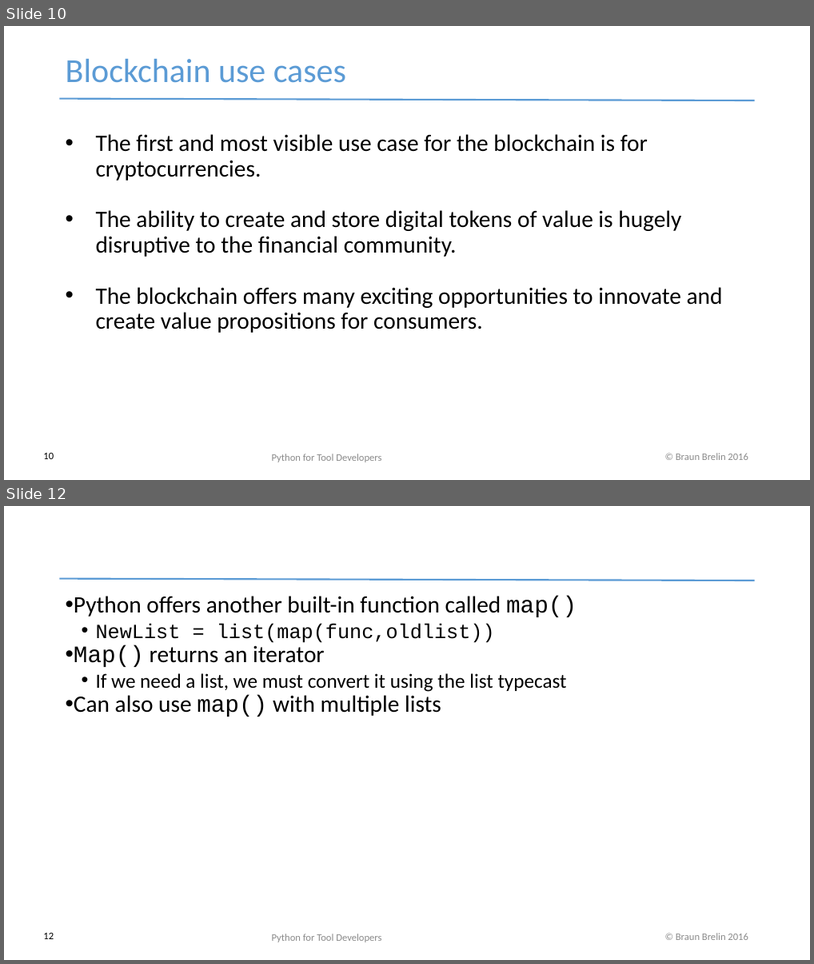
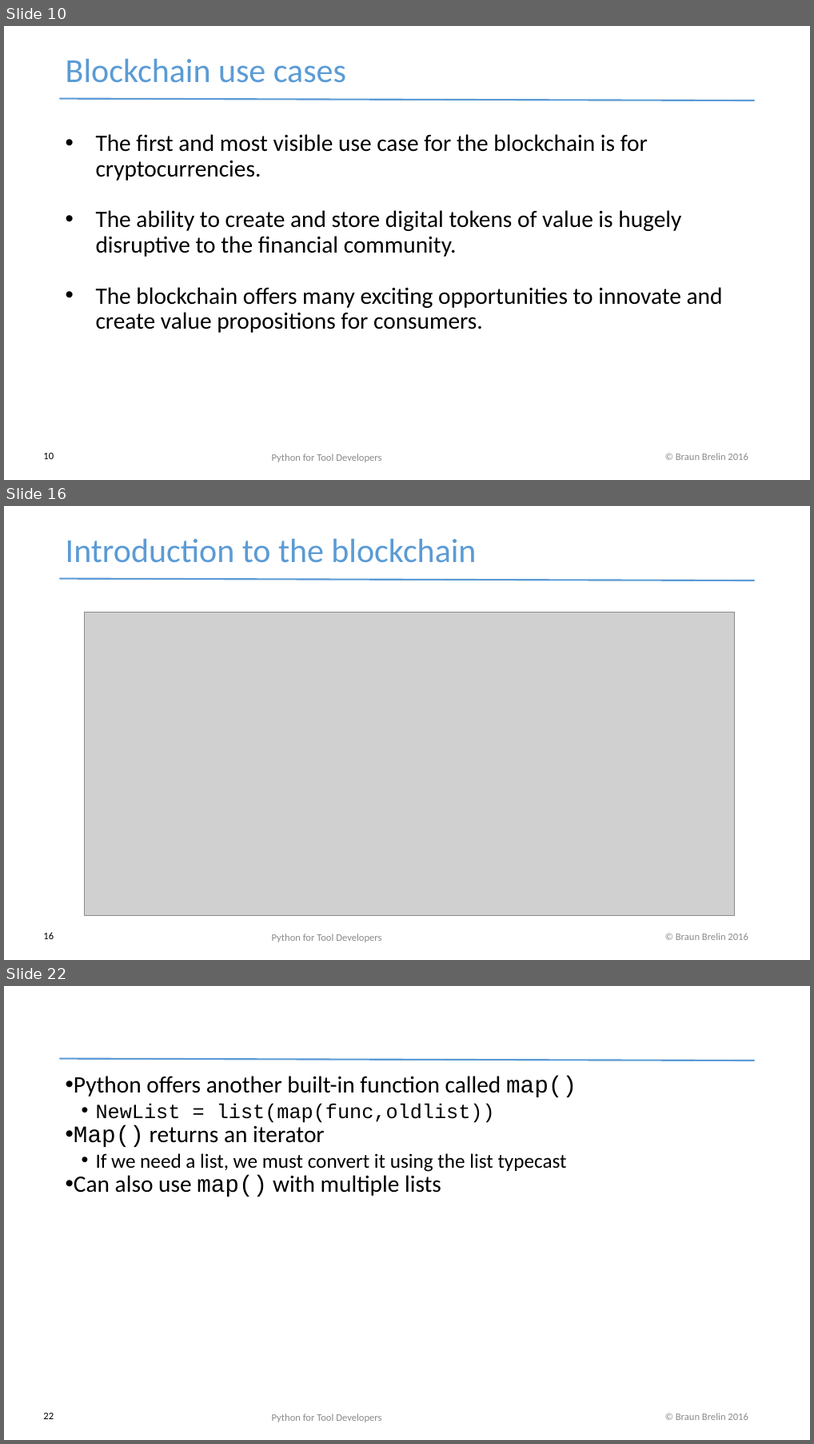
Before and after one commit to redmage123/btc-introductory-workshop, a slide deck: docs/Blockchain workshop v0.1.pptx. Shown one above the other, each under a label of ours: slides 10 and 12 before the commit, slides 10, 16 and 22 after it; the slides between them are not shown. The pictures are 814x964 and 814x1444 pixels, drawn with LibreOffice and Linux fonts; fonts in the diff are those of the drawing; grey boxes stand for pictures. Boxes give left, top, right and bottom in pixels: in the first picture for what was removed or moved away, otherwise in the second. Text is boxed around its words. In the diff, an @@ line names an element or a change of style, - is before the commit and + after.

```diff
--- a/docs/Blockchain workshop v0.1.pptx
+++ b/docs/Blockchain workshop v0.1.pptx
@@ slide 16 added at (x1=4, y1=506, x2=810, y2=960), background #FFFFFF; not listed: 2 template elements that a slide beside it also shows @@
@@ text added at (x1=66, y1=539, x2=476, y2=563), 40 pt, text #5B9BD5 @@
+Introduction to the blockchain
@@ picture added at (x1=85, y1=612, x2=734, y2=916) @@
@@ page number added at (x1=43, y1=932, x2=54, y2=939), 12 pt, text #000000 @@
+16
@@ text added at (x1=272, y1=933, x2=382, y2=942), 12 pt, text #8B8B8B @@
+Python for Tool Developers
@@ what was slide 12 is now slide 22 @@
@@ page number at (x1=43, y1=1412, x2=54, y2=1419): text changed @@
-12
+22
```
Also in this commit, not shown: 1 slide changed, 9 other slides added, 3 other files.
